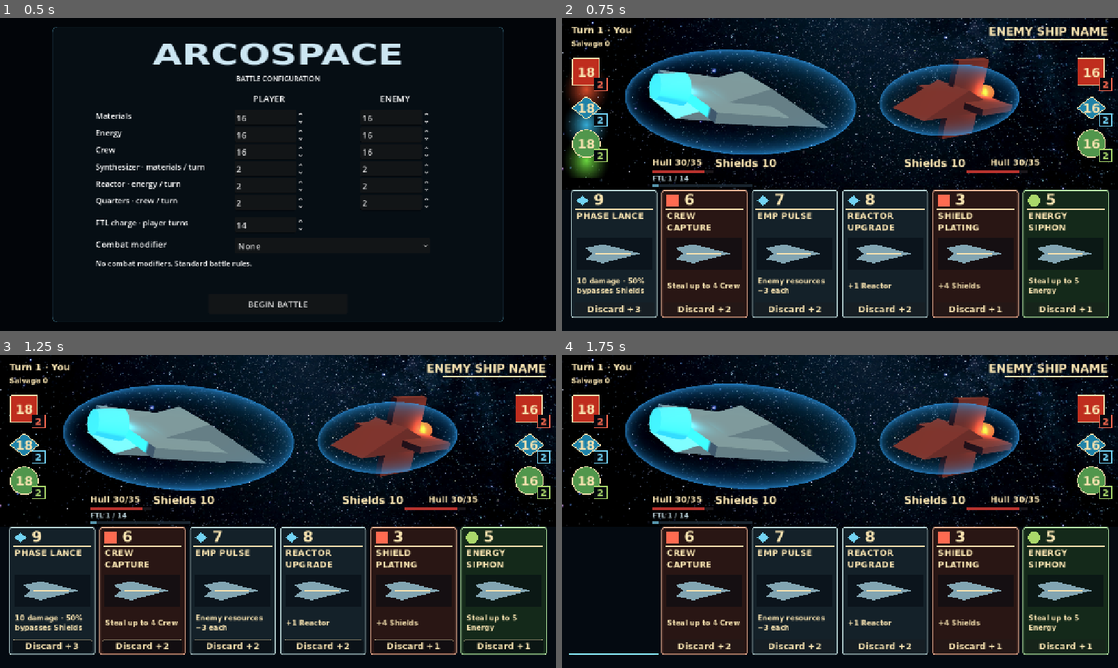
Above: before the commit, frames 1-4 (two rows, left to right).
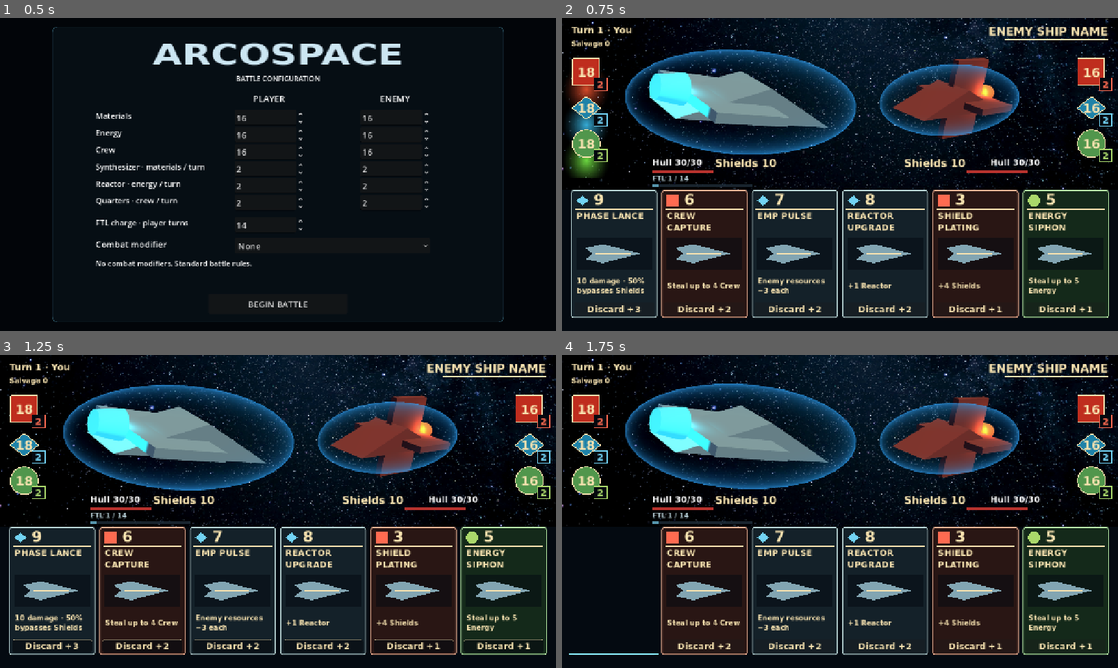
Above: after the commit, the same moments.

Repository: RPGMaster2000/arcospace
Game: Godot game, scene res://scenes/battle_setup.tscn
Two runs of this game, one before a commit and one after it. Both use one fixed random seed, a clock stepped at 60 frames per second and the inputs below.
Inputs:
- Up to frame 1 (0.5 s): no input
- Up to frame 2 (0.75 s): click "BEGIN BATTLE" at 0.5 s
- Up to frame 3 (1.25 s): no input
- Up to frame 4 (1.75 s): click "Discard +3" at 1.25 s

Frame 1 is identical in both runs. In frame 2, 0.2% of the frame differs, in the area x 16-86%, y 45-50%; in frame 3, 0.2%; in frame 4, 0.2%.

Commit message:
Select salvage repair spending and set both hull capacities to thirty

Diff:
--- a/scenes/match_result.tscn
+++ b/scenes/match_result.tscn
@@ -93,13 +93,13 @@
 autowrap_mode = 2
 
 [node name="Repair" type="Button" parent="Panel"]
-offset_left = 115.0
+offset_left = 400.0
 offset_top = 325.0
-offset_right = 625.0
+offset_right = 700.0
 offset_bottom = 367.0
 theme_override_font_sizes/font_size = 20
 text = "Repair with Salvage"
-tooltip_text = "Spend all salvage: 1 Hull per Salvage, maximum 35 Hull. Excess is discarded."
+tooltip_text = "Spend only the selected salvage. Repairs cannot exceed Hull capacity."
 
 [node name="BattlesWon" type="Label" parent="Panel"]
 offset_left = 25.0
@@ -111,3 +111,28 @@
 horizontal_alignment = 1
 vertical_alignment = 1
 text = "0 BATTLES WON"
+
+[node name="RepairMinus" type="Button" parent="Panel"]
+offset_left = 30.0
+offset_top = 325.0
+offset_right = 74.0
+offset_bottom = 367.0
+text = "−"
+theme_override_font_sizes/font_size = 24
+
+[node name="RepairAmount" type="Label" parent="Panel"]
+offset_left = 80.0
+offset_top = 325.0
+offset_right = 330.0
+offset_bottom = 367.0
+horizontal_alignment = 1
+vertical_alignment = 1
+theme_override_font_sizes/font_size = 20
+
+[node name="RepairPlus" type="Button" parent="Panel"]
+offset_left = 336.0
+offset_top = 325.0
+offset_right = 380.0
+offset_bottom = 367.0
+text = "+"
+theme_override_font_sizes/font_size = 24
--- a/scripts/board.gd
+++ b/scripts/board.gd
@@ -14,8 +14,8 @@
 ## TUNE: Amount required in EACH of the three resources for resource victory.
 @export_range(1, 1000, 1) var resource_goal: int = 100
 ## TUNE in Board3D Inspector: permanent capacity for each ship; excess is temporary plating.
-@export_range(1, 1000, 1) var player_hull_capacity: int = 35
-@export_range(1, 1000, 1) var enemy_hull_capacity: int = 35
+@export_range(1, 1000, 1) var player_hull_capacity: int = 30
+@export_range(1, 1000, 1) var enemy_hull_capacity: int = 30
 var current_actor: String = "player"
 var turn_number: int = 1
 var winner: String = ""
@@ -30,10 +30,10 @@
 var earned_tactical: bool = false
 var earned_strategic: bool = false
 var result_hull: int = 0
-## TUNE: Salvage per destroyed enemy, hull repaired per salvage, and repair ceiling.
+## TUNE: Salvage per destroyed enemy and Hull restored per selected salvage.
 const DESTRUCTION_SALVAGE: int = 10
 const HULL_PER_SALVAGE: int = 1
-const SALVAGE_REPAIR_CAP: int = 35
+var repair_spend: int = -1
 var starting_player_hull: int = 0
 var player_hull_damage_taken: int = 0
 # Pending rewards belong only to this encounter, never permanent setup values.
@@ -131,6 +131,8 @@
 	for key in MatchRules.RESOURCES:
 		set("player_" + key, get("player_" + key) + pending_resource_bonus)
 	player_shields += pending_shield_bonus
+	$MatchResult/Panel/RepairMinus.pressed.connect(_adjust_repair_spend.bind(-1))
+	$MatchResult/Panel/RepairPlus.pressed.connect(_adjust_repair_spend.bind(1))
 	$MatchResult/Panel/Repair.pressed.connect(_repair_with_salvage)
 	$MatchResult/Panel/Continue.pressed.connect(_continue_encounter)
 	ftl.charge_target = maxi(1, int(setup_settings.get("ftl_turns", ftl.FULL_CHARGE)))
@@ -389,9 +391,16 @@
 	$MatchResult/Panel/BattlesWon.visible = winner in ["enemy", "draw"]
 	$MatchResult/Panel/BattlesWon.text = "%d BATTLES WON" % battles_won
 	$MatchResult/Panel/Rewards.visible = winner == "player"
-	$MatchResult/Panel/Repair.visible = winner == "player"
-	$MatchResult/Panel/Repair.disabled = salvage <= 0 or player_hull >= mini(SALVAGE_REPAIR_CAP, player_hull_capacity) or resolving_card or battle_effects.busy
-	$MatchResult/Panel/Repair.text = "Spend %d Salvage · Repair to %d Hull" % [salvage, mini(mini(SALVAGE_REPAIR_CAP, player_hull_capacity), player_hull + salvage * HULL_PER_SALVAGE)] if player_hull < mini(SALVAGE_REPAIR_CAP, player_hull_capacity) else "Hull %d · No repair needed" % player_hull
+	var repair_limit: int = _repair_spend_limit()
+	if winner == "player":
+		repair_spend = repair_limit if repair_spend < 0 else clampi(repair_spend, 0, repair_limit)
+	for path in ["Repair", "RepairMinus", "RepairPlus", "RepairAmount"]:
+		get_node("MatchResult/Panel/" + path).visible = winner == "player"
+	$MatchResult/Panel/Repair.disabled = repair_spend <= 0 or resolving_card or battle_effects.busy
+	$MatchResult/Panel/RepairMinus.disabled = repair_spend <= 0 or resolving_card or battle_effects.busy
+	$MatchResult/Panel/RepairPlus.disabled = repair_spend >= repair_limit or resolving_card or battle_effects.busy
+	$MatchResult/Panel/RepairAmount.text = "Spend %d / %d Salvage" % [maxi(0, repair_spend), salvage]
+	$MatchResult/Panel/Repair.text = "Repair to %d/%d Hull" % [player_hull + maxi(0, repair_spend) * HULL_PER_SALVAGE, player_hull_capacity]
 	$ModifierDisplay.refresh(modifier, turn_number)
 	var ftl_status: String = "FTL %d / %d" % [ftl.charge, ftl.charge_target]
 	if ftl.disabled_turns > 0:
@@ -424,10 +433,12 @@
 		$TurnLabel.text = "Turn %d · %s" % [turn_number, "You" if current_actor == "player" else "Enemy"]
 	else:
 		$TurnLabel.text = "DRAW" if winner == "draw" else ("YOU WIN" if winner == "player" else "ENEMY WINS")
-	player_hull_label.text = "Hull %d/%d" % [mini(player_hull, player_hull_capacity), player_hull_capacity]
+	player_hull_label.text = "Hull %d/%d" % [player_hull, player_hull_capacity]
+	player_hull_label.add_theme_color_override("font_color", $PlayerHullBar.plating_color if player_hull > player_hull_capacity else Color.WHITE)
 	$PlayerHullBar.update_hull(player_hull, player_hull_capacity)
 	player_shields_label.text = "Shields OFF" if modifier.shields_disabled() else "Shields %d" % player_shields
-	enemy_hull_label.text = "Hull %d/%d" % [mini(enemy_hull, enemy_hull_capacity), enemy_hull_capacity]
+	enemy_hull_label.text = "Hull %d/%d" % [enemy_hull, enemy_hull_capacity]
+	enemy_hull_label.add_theme_color_override("font_color", $EnemyHullBar.plating_color if enemy_hull > enemy_hull_capacity else Color.WHITE)
 	$EnemyHullBar.update_hull(enemy_hull, enemy_hull_capacity)
 	enemy_shields_label.text = "Shields OFF" if modifier.shields_disabled() else "Shields %d" % enemy_shields
 	battle_effects.set_number(player_materials_label, player_materials)
@@ -517,13 +528,23 @@
 		if enemy_hull <= 0 and not escaped_by_ftl:
 			salvage += DESTRUCTION_SALVAGE
 
+func _repair_spend_limit() -> int:
+	return mini(salvage, maxi(0, player_hull_capacity - player_hull) / HULL_PER_SALVAGE)
+
+func _adjust_repair_spend(change: int) -> void:
+	if winner != "player" or resolving_card or battle_effects.busy:
+		return
+	repair_spend = clampi(maxi(0, repair_spend) + change, 0, _repair_spend_limit())
+	refresh_display()
+
 func _repair_with_salvage() -> void:
-	if winner != "player" or salvage <= 0 or player_hull >= mini(SALVAGE_REPAIR_CAP, player_hull_capacity) or resolving_card or battle_effects.busy:
+	if winner != "player" or repair_spend <= 0 or resolving_card or battle_effects.busy:
 		return
 	_record_result()
-	# Spend the full balance in one action; excess beyond the cap is discarded.
-	player_hull = mini(mini(SALVAGE_REPAIR_CAP, player_hull_capacity), player_hull + salvage * HULL_PER_SALVAGE)
-	salvage = 0
+	var spent: int = mini(repair_spend, _repair_spend_limit())
+	player_hull += spent * HULL_PER_SALVAGE
+	salvage -= spent
+	repair_spend = -1
 	refresh_display()
 
 static func permanent_damage(before: int, after: int, capacity: int) -> int:
--- a/scripts/hull_bar.gd
+++ b/scripts/hull_bar.gd
@@ -5,22 +5,12 @@
 @export var hull_color: Color = Color(0.72, 0.20, 0.18)
 @export var plating_color: Color = Color(0.78, 0.57, 0.28)
 var hull: int = 30
-var capacity: int = 35
+var capacity: int = 30
 func update_hull(value: int, limit: int) -> void:
 	hull = value
 	capacity = maxi(1, limit)
-	$Plating.text = "+%d Ablative Plating" % maxi(0, hull - capacity) if hull > capacity else ""
 	tooltip_text = "Permanent Hull: %d/%d · Ablative Plating: %d" % [mini(hull,capacity), capacity, maxi(0,hull-capacity)]
 	queue_redraw()
-func _ready() -> void:
-	var label = Label.new()
-	label.name = "Plating"
-	label.position = Vector2(0,-54)
-	label.add_theme_font_size_override("font_size",14)
-	label.add_theme_color_override("font_color",plating_color)
-	label.mouse_filter = Control.MOUSE_FILTER_IGNORE
-	add_child(label)
-	update_hull(hull,capacity)
 func _draw() -> void:
 	var total: float = float(maxi(capacity,hull))
 	var boundary: float = size.x * capacity / total
--- a/tests/hull_capacity_test.gd
+++ b/tests/hull_capacity_test.gd
@@ -28,7 +28,8 @@
 	board.get_node("BattleEffects").enabled = false
 	root.add_child(board)
 	current_scene = board
-	check(board.player_hull_capacity == 35, "Starter capacity is 35")
+	check(board.player_hull_capacity == 30 and board.enemy_hull_capacity == 30, "Both starter capacities are 30")
+	board.player_hull_capacity = 35 # Exercise configurable capacities.
 	check(board.permanent_damage(48,30,35) == 5 and board.permanent_damage(50,40,35) == 0, "FTL excludes consumed plating")
 	board.player_hull = 50
 	board.player_shields = 0
@@ -47,7 +48,7 @@
 	board.enemy_hull = 0
 	board._check_winner()
 	board.refresh_display()
-	check(board.get_node("PlayerHullBar/Plating").text == "+5 Ablative Plating", "Bar identifies temporary excess at custom capacity")
+	check(board.player_hull_label.text == "Hull 50/45" and board.player_hull_label.get_theme_color("font_color") == board.get_node("PlayerHullBar").plating_color, "Bar identifies temporary excess at custom capacity")
 	board._continue_encounter()
 	await process_frame
 	board = current_scene
--- /dev/null
+++ b/tests/repair_selection_test.gd
@@ -0,0 +1,44 @@
+extends SceneTree
+var failures: int = 0
+func check(ok: bool, message: String) -> void:
+	if not ok:
+		failures += 1
+		push_error(message)
+func _initialize() -> void:
+	call_deferred("run")
+func run() -> void:
+	var board = load("res://scenes/board_3d.tscn").instantiate()
+	board.get_node("BattleEffects").enabled = false
+	root.add_child(board)
+	board.player_hull = 27
+	board.salvage = 20
+	board.winner = "player"
+	board.refresh_display()
+	check(board.repair_spend == 3, "Default fills missing hull with capacity thirty")
+	board._adjust_repair_spend(10)
+	check(board.repair_spend == 3, "Cannot overspend missing hull")
+	board._adjust_repair_spend(-2)
+	check(board.repair_spend == 1, "Minus selects smaller repair")
+	board._repair_with_salvage()
+	check(board.player_hull == 28 and board.salvage == 19 and board.repair_spend == 2, "Only selected salvage spent; default updates")
+	board._repair_with_salvage()
+	check(board.player_hull == 30 and board.salvage == 17 and board.repair_spend == 0, "At capacity no further spending")
+	board.player_hull_capacity = 35
+	board.player_hull = 27
+	board.repair_spend = -1
+	board.refresh_display()
+	check(board.repair_spend == 8, "Original twenty salvage / twenty-seven hull example at thirty-five capacity")
+	board.salvage = 2
+	board.refresh_display()
+	check(board.repair_spend == 2, "Selection bounded by available salvage")
+	board.player_hull = 43
+	board.refresh_display()
+	check(board.player_hull_label.text == "Hull 43/35" and board.player_hull_label.get_theme_color("font_color") == board.get_node("PlayerHullBar").plating_color, "Excess shows total Hull in amber")
+	check(not board.get_node("PlayerHullBar").has_node("Plating"), "Redundant plating text removed")
+	board.player_hull = 35
+	board.refresh_display()
+	check(board.player_hull_label.get_theme_color("font_color") == Color.WHITE, "Color resets at capacity")
+	board.queue_free()
+	await process_frame
+	print("Repair selection checks: %d failures" % failures)
+	quit(1 if failures else 0)
--- a/tests/salvage_test.gd
+++ b/tests/salvage_test.gd
@@ -17,7 +17,7 @@
 	for repeat in range(5): board.refresh_display()
 	check(board.salvage == 10 and board.battles_won == 1, "Destruction counted and awarded once")
 	board.get_node("MatchResult/Panel/Repair").pressed.emit()
-	check(board.player_hull == 35 and board.salvage == 0, "Repair caps at 35 and discards excess")
+	check(board.player_hull == 30 and board.salvage == 9, "Repair reaches capacity and preserves unspent salvage")
 	check(not board.tactical_victory(), "Repair cannot turn combat loss of hull into tactical victory")
 	board._continue_encounter()
 	await process_frame
@@ -25,14 +25,14 @@
 	if board.battle_effects.busy: await board.battle_effects.finished
 	await process_frame
 	board.battle_effects.enabled = false
-	check(board.player_hull == 35 and board.battles_won == 1, "Repaired hull and victories persist")
+	check(board.player_hull == 30 and board.battles_won == 1, "Repaired hull and victories persist")
 	board.salvage = 7
 	board.ftl.charge = board.ftl.charge_target
 	board._warp_out()
 	board.refresh_display()
 	check(board.salvage == 7 and board.battles_won == 2, "FTL counts victory without salvage award")
 	board._repair_with_salvage()
-	check(board.salvage == 7 and board.player_hull == 35, "No waste when hull is already at repair cap")
+	check(board.salvage == 7 and board.player_hull == 30, "No waste when hull is already at repair cap")
 	board._continue_encounter()
 	await process_frame
 	board = current_scene
--- a/tests/victory_rewards_test.gd
+++ b/tests/victory_rewards_test.gd
@@ -30,7 +30,7 @@
 	board._continue_encounter()
 	await process_frame
 	board = current_scene
-	check(board.player_hull == 35 and board.starting_player_hull == 35, "Carried hull becomes new baseline")
+	check(board.player_hull == 30 and board.starting_player_hull == 30, "Carried hull becomes new baseline")
 	check(board.player_materials == 23 and board.player_energy == 23 and board.player_crew == 23, "Tactical adds five each before normal income")
 	check(board.player_shields == 20, "Strategic adds ten reset shields")
 	check(board.player_hull_damage_taken == 0, "Damage resets per encounter")
Not shown, changed: docs/encounter-continuation.md
Not shown, changed: docs/hull-capacity.md
